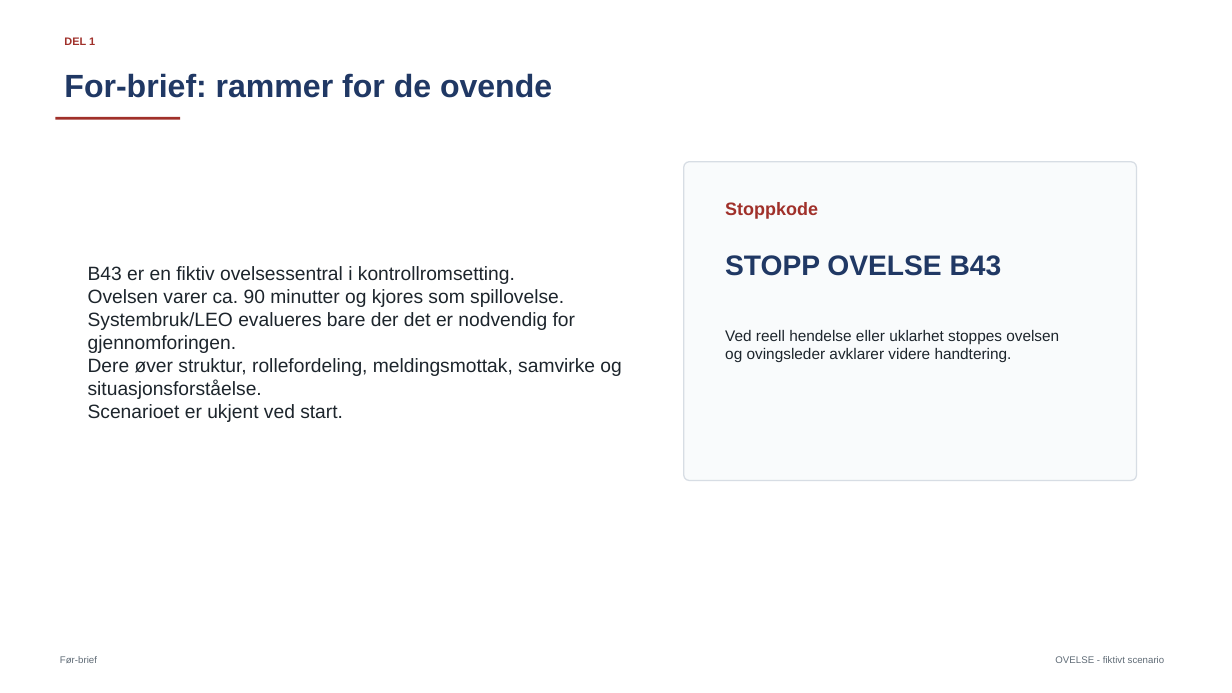
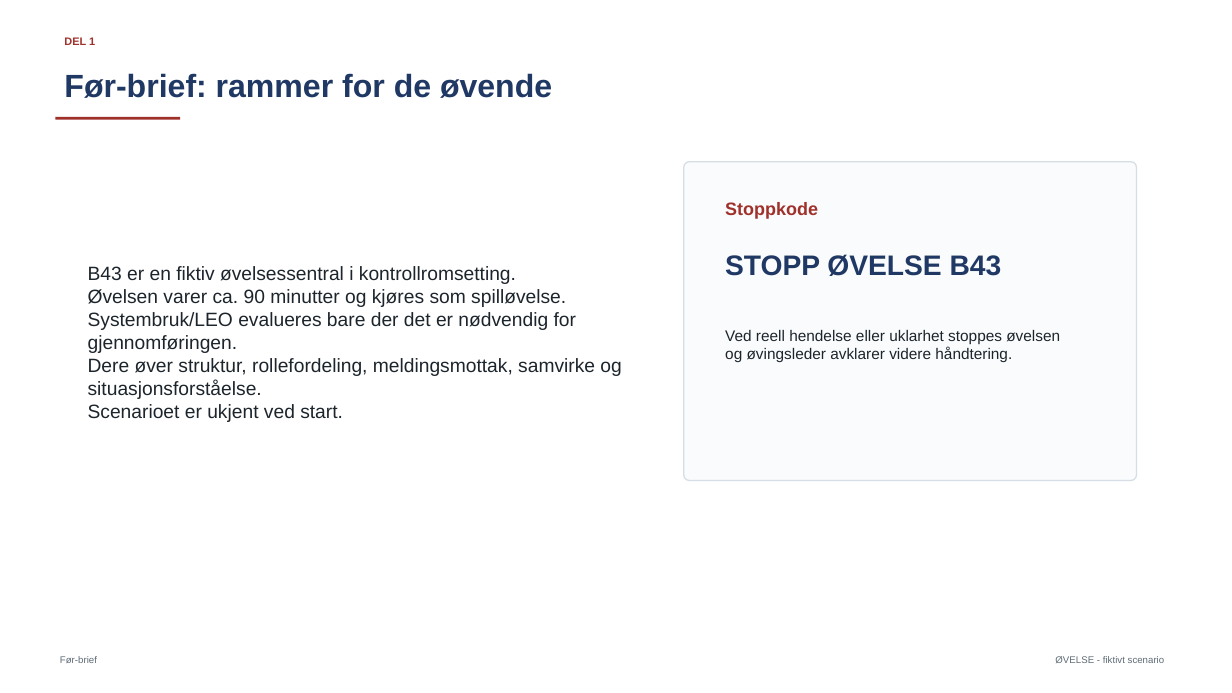
Before and after one commit to rgrodem/brannskolen-110-ovelsesplanlegging, a slide deck: slide 2 of produksjon_farrisbrua/07_Presentasjon_B43_Farrisbrua.pptx. Drawn at 1232x693 pixels with LibreOffice and Linux fonts; fonts in the diff are those of the drawing. Boxes give left, top, right and bottom in pixels: in the first picture for what was removed or moved away, otherwise in the second. Text is boxed around its words. In the diff, an @@ line names an element or a change of style, - is before the commit and + after.

```diff
--- a/produksjon_farrisbrua/07_Presentasjon_B43_Farrisbrua.pptx
+++ b/produksjon_farrisbrua/07_Presentasjon_B43_Farrisbrua.pptx
@@ text at (64,73,552,98): text changed @@
-For-brief: rammer for de ovende
+Før-brief: rammer for de øvende
@@ text at (88,266,576,353): text changed @@
-B43 er en fiktiv ovelsessentral i kontrollromsetting.
-Ovelsen varer ca. 90 minutter og kjores som spillovelse.
-Systembruk/LEO evalueres bare der det er nodvendig for gjennomforingen.
+B43 er en fiktiv øvelsessentral i kontrollromsetting.
+Øvelsen varer ca. 90 minutter og kjøres som spilløvelse.
+Systembruk/LEO evalueres bare der det er nødvendig for gjennomføringen.
@@ text at (725,254,1002,276): text changed @@
-STOPP OVELSE B43
+STOPP ØVELSE B43
@@ text at (725,330,1060,362): text changed @@
-Ved reell hendelse eller uklarhet stoppes ovelsen og ovingsleder avklarer videre handtering.
+Ved reell hendelse eller uklarhet stoppes øvelsen og øvingsleder avklarer videre håndtering.
```
Also in this commit, not shown: 7 other slides changed, 16 other files.
